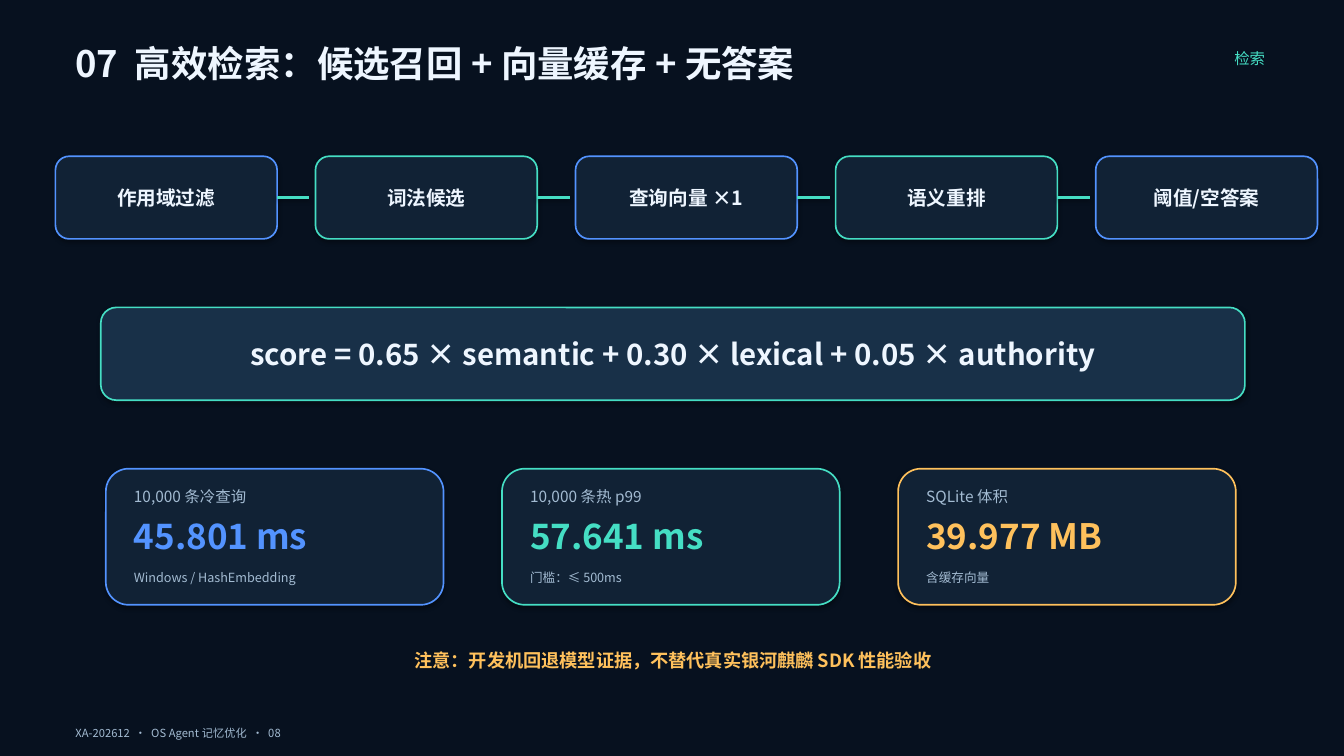
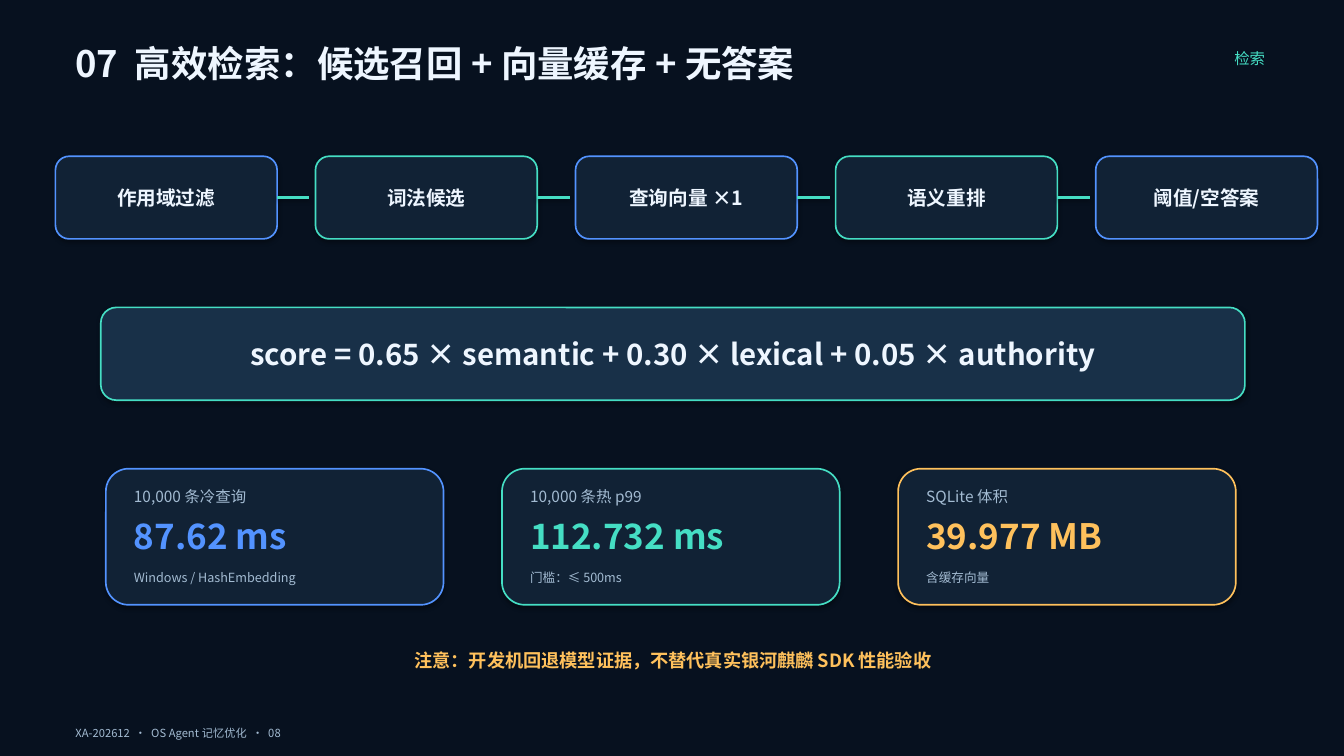
Before and after one commit to chanehwibo/tiaobei, a slide deck: slide 8 of deliverables/ppt/OS_Agent_记忆优化_答辩稿.pptx. Drawn at 1344x756 pixels with LibreOffice and Linux fonts; fonts in the diff are those of the drawing. Boxes give left, top, right and bottom in pixels: in the first picture for what was removed or moved away, otherwise in the second. Text is boxed around its words. In the diff, an @@ line names an element or a change of style, - is before the commit and + after.

```diff
--- a/deliverables/ppt/OS_Agent_记忆优化_答辩稿.pptx
+++ b/deliverables/ppt/OS_Agent_记忆优化_答辩稿.pptx
@@ text at (x1=134, y1=523, x2=287, y2=550): text changed @@
-45.801 ms
+87.62 ms
@@ text at (x1=530, y1=523, x2=724, y2=550): text changed @@
-57.641 ms
+112.732 ms
```
Also in this commit, not shown: 3 other slides changed, 34 other files.
